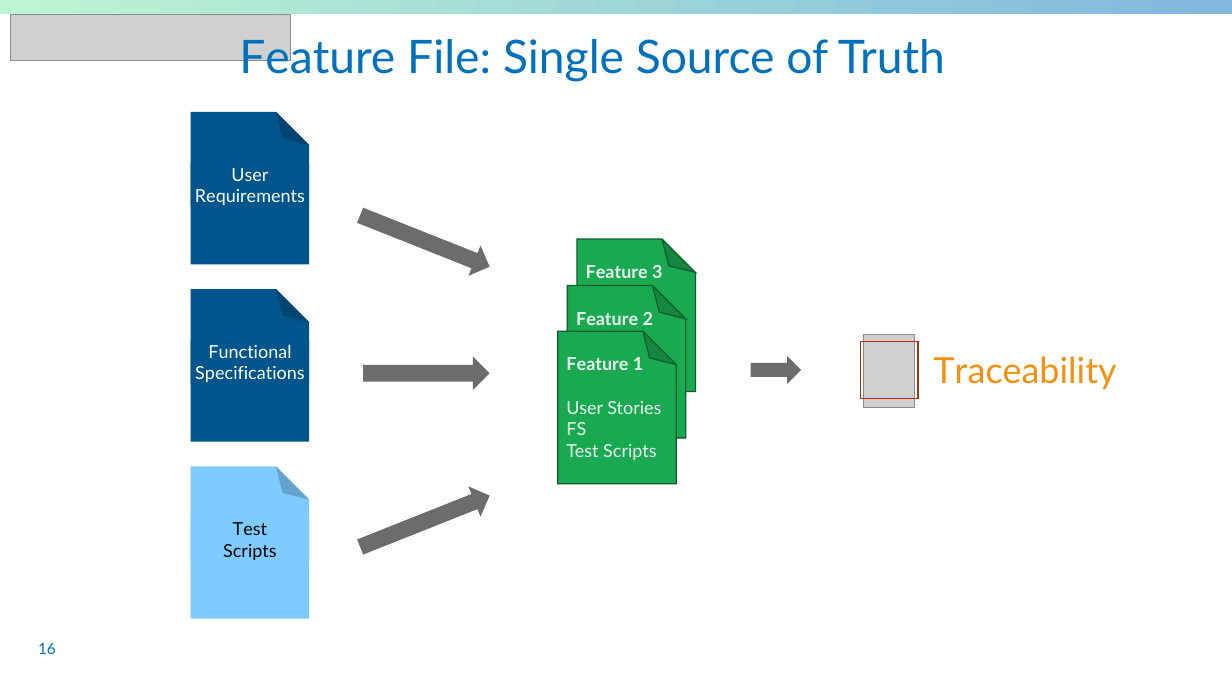
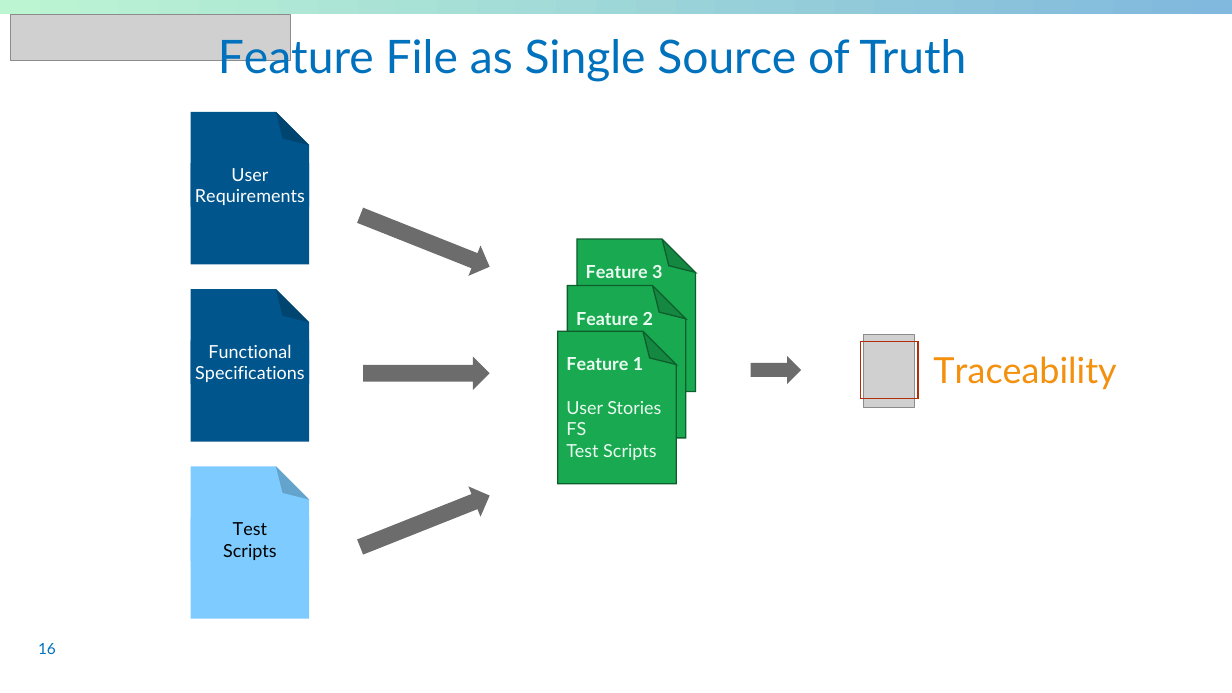
Before and after one commit to sableu/BDD4OQ, a slide deck: slide 16 of thesis/Presentation/FinalPresentation.pptx. Drawn at 1232x693 pixels with LibreOffice and Linux fonts; fonts in the diff are those of the drawing; grey boxes stand for pictures; background and template pictures are left out. Boxes give left, top, right and bottom in pixels: in the first picture for what was removed or moved away, otherwise in the second. Text is boxed around its words. In the diff, an @@ line names an element or a change of style, - is before the commit and + after.

```diff
--- a/thesis/Presentation/FinalPresentation.pptx
+++ b/thesis/Presentation/FinalPresentation.pptx
@@ title at [218,33,966,82]: text changed @@
-Feature File: Single Source of Truth
+Feature File as Single Source of Truth
```
Also in this commit, not shown: 9 other slides changed, 5 slides added, 3 slides removed.
